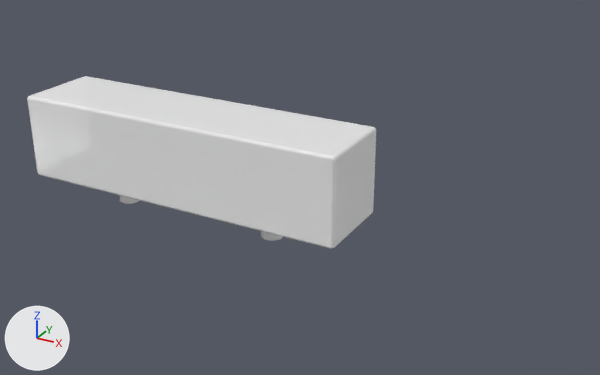
The glTF model Models/Tundish/Tundish.gltf: old version first, new version second.
Rendered twice from a 50 mm lens placed at (0.524, -0.707, 0.39), pointed at (0.128, 0.013, 0.03). Every picture has the same lights, and +X, +Y and +Z are marked at lower left. Where no turn or scale is listed for an object, it has been applied to the vertices.

The scene before the commit, as lines of its bpy script (objects in view):
```python
mat_keira = principled_material('Keira')
mat_keira.base_color = (1.0, 1.0, 1.0)  # white #ffffff
mat_keira.roughness = 0.2
mat_keira.alpha = 0.8
me_mesh_1 = bpy.data.meshes.new('Mesh_1')
me_mesh_1.from_pydata(...)  # 2176 vertices, 4352 faces; spans x -0.0125..0.0125, y -0.0125..0.0125, z 0.0..0.04
me_mesh_1.materials.append(mat_lonely_road)  # white #efefef
me_mesh_2 = bpy.data.meshes.new('Mesh_2')
me_mesh_2.from_pydata(...)  # 56 vertices, 108 faces; spans x -200.0..200.0, y -100.0..0.0, z -50.0..50.0
me_mesh_2.materials.append(mat_keira)  # white #ffffff
ob_box = bpy.data.objects.new('Box', me_mesh_2)
ob_box.location = (0.0, 0.0, 0.0)
ob_box.rotation_euler = (-1.571, 0.0, 0.0)  # degrees (-90, 0, 0)
ob_box.scale = (0.001, 0.001, 0.001)
ob_tube = bpy.data.objects.new('Tube', me_mesh_1)
ob_tube.location = (0.1, 0.0, -0.03)
```
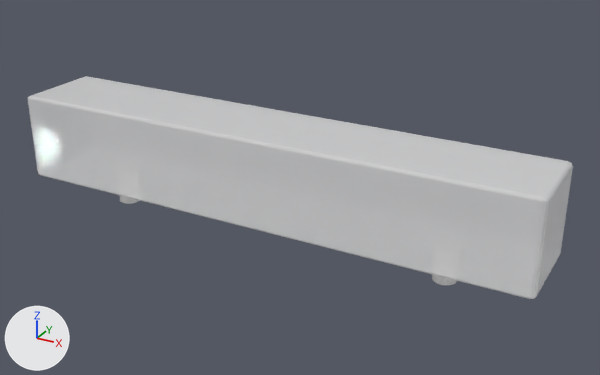
The newer file is also turned or shifted as a whole; pictures and numbers use the older file's frame.

Boxes [x1, y1, x2, y2] around the edits, measured in the pictures (600 x 375 px):
'Box', surface changed, moved, rescaled (white to grey, 56% wider, 29% taller): before [27, 76, 376, 249]; after [28, 76, 573, 299]
'Tube', moved: before [261, 231, 282, 241]; after [432, 275, 457, 285]

The change, as a list of edits to the scene's bpy script:
```text
Change mat_keira:
    mat_keira.roughness: 0.2 -> 0.0
    mat_keira.alpha: 0.8 -> 0.5
Change ob_tube:
    ob_tube.location: (0.1, 0.0, -0.03) -> (0.3, 0.0, -0.03)
Change ob_box:
    ob_box.location: (0.0, 0.0, 0.0) -> (0.1, 0.0, 0.0)
    ob_box.scale: (0.001, 0.001, 0.001) -> (0.0015, 0.001, 0.001)
```
